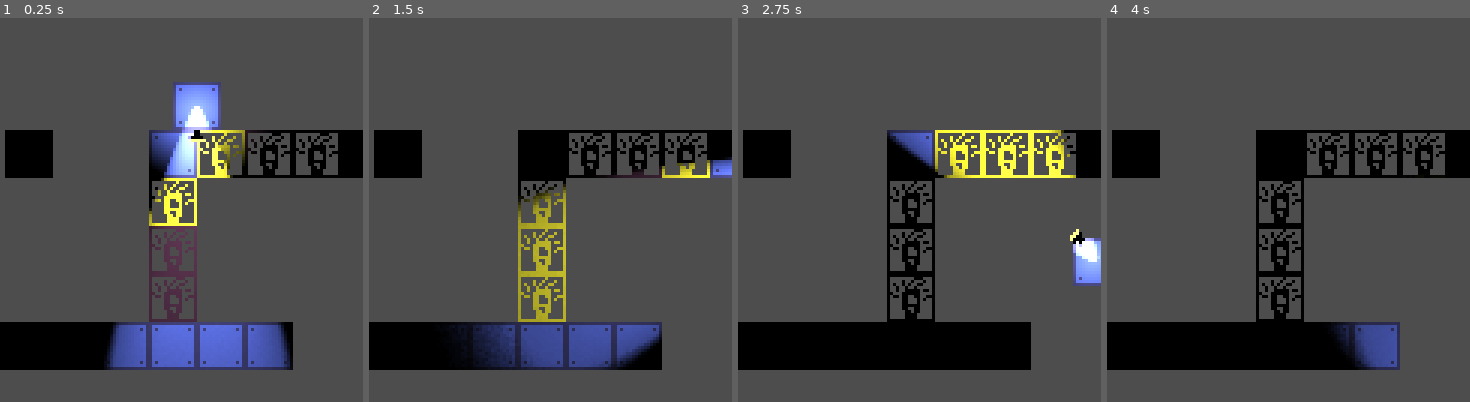
Above: before the commit, frames 1-4 (left to right).
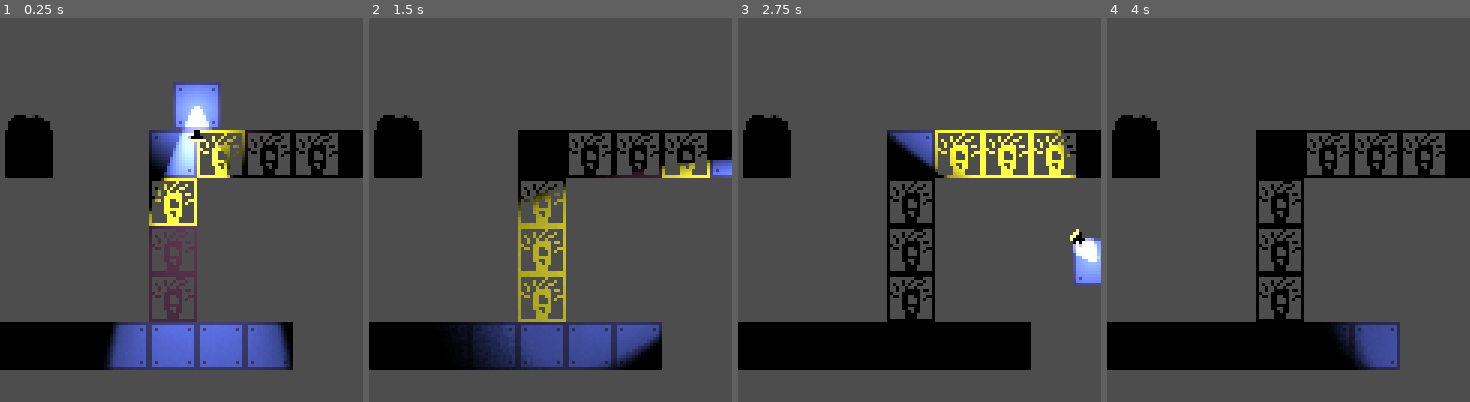
Above: after the commit, the same moments.

Repository: DylanPerry2098/ScreenTear
Game: Godot game, scene res://scenes/levels/test_room.tscn
Two runs of this game, one before a commit and one after it. Both use one fixed random seed, a clock stepped at 60 frames per second and the inputs below.
Inputs (mouse positions are % of the whole screen's width and height, from its top left):
- Up to frame 1 (0.25 s): no input
- Up to frame 2 (1.5 s): tap Enter at 0.5 s; move the mouse to (70, 45) at 0.52 s; hold D (move_right) from 0.53 s (still down); tap E (interact) at 0.6, 1.35 s; tap Space (jump) at 0.77 s; move the mouse to (26, 55) at 1.27 s
- Up to frame 3 (2.75 s): tap Space (jump) at 1.52, 2 s; move the mouse to (58, 28) at 2.02 s; release D (move_right) at 2.03 s; hold A (move_left) from 2.03 s (still down); tap E (interact) at 2.1 s
- Up to frame 4 (4 s): move the mouse to (42, 70) at 2.77 s; release A (move_left) at 2.78 s; hold D (move_right) from 2.78 s (still down); tap E (interact) at 2.85, 3.6 s; tap Space (jump) at 3.02, 3.77 s; move the mouse to (79, 65) at 3.52 s
The pictures show only the part of the screen within x 20-70%, y 10-60%; the shares and areas given below are measured in that part.

The runs differ from the first frame. In frame 1, 0.4% of the frame differs, in the area x 2-14%, y 25-30%; in frame 2, 0.4%; in frame 3, 0.4%; in frame 4, 0.4%.

Commit message:
Update Pressure Plate Scale

Diff:
--- a/scenes/gizmos/pressure_plate.tscn
+++ b/scenes/gizmos/pressure_plate.tscn
@@ -4,14 +4,14 @@
 [ext_resource type="Texture2D" uid="uid://l7r2so1x0s58" path="res://assets/plate_unpressed.png" id="2_qmick"]
 
 [sub_resource type="RectangleShape2D" id="RectangleShape2D_g4v7s"]
-size = Vector2(52, 9.5)
+size = Vector2(14, 2.75)
 
 [node name="PressurePlate" type="StaticBody2D" unique_id=18738573]
 script = ExtResource("1_jqx86")
 
 [node name="Sprite2D" type="Sprite2D" parent="." unique_id=1121584185]
-position = Vector2(37, -19)
-scale = Vector2(0.84375, 0.84375)
+position = Vector2(7, -4)
+scale = Vector2(0.2265625, 0.2265625)
 texture = ExtResource("2_qmick")
 
 [node name="Area2D" type="Area2D" parent="." unique_id=2003402786]
@@ -19,11 +19,11 @@
 collision_mask = 34
 
 [node name="CollisionShape2D" type="CollisionShape2D" parent="Area2D" unique_id=1480852725]
-position = Vector2(37, -14.25)
+position = Vector2(7, -3)
 shape = SubResource("RectangleShape2D_g4v7s")
 
 [node name="CollisionShape2D" type="CollisionShape2D" parent="." unique_id=828527853]
-position = Vector2(37, -8.5)
+position = Vector2(7, -0.625)
 shape = SubResource("RectangleShape2D_g4v7s")
 
 [connection signal="body_entered" from="Area2D" to="." method="_on_body_entered"]
--- a/scenes/levels/test_room.tscn
+++ b/scenes/levels/test_room.tscn
@@ -40,7 +40,7 @@
 color = Color(0, 0, 0, 1)
 
 [node name="PressurePlate" parent="." unique_id=18738573 instance=ExtResource("4_anjkr")]
-position = Vector2(740, 1025)
+position = Vector2(65, 64)
 
 [node name="Player" parent="." unique_id=366328777 instance=ExtResource("3_gyqsl")]
 position = Vector2(128, 48)
Not shown: 1 places in scenes/levels/test_room.tscn that only renumber resources
